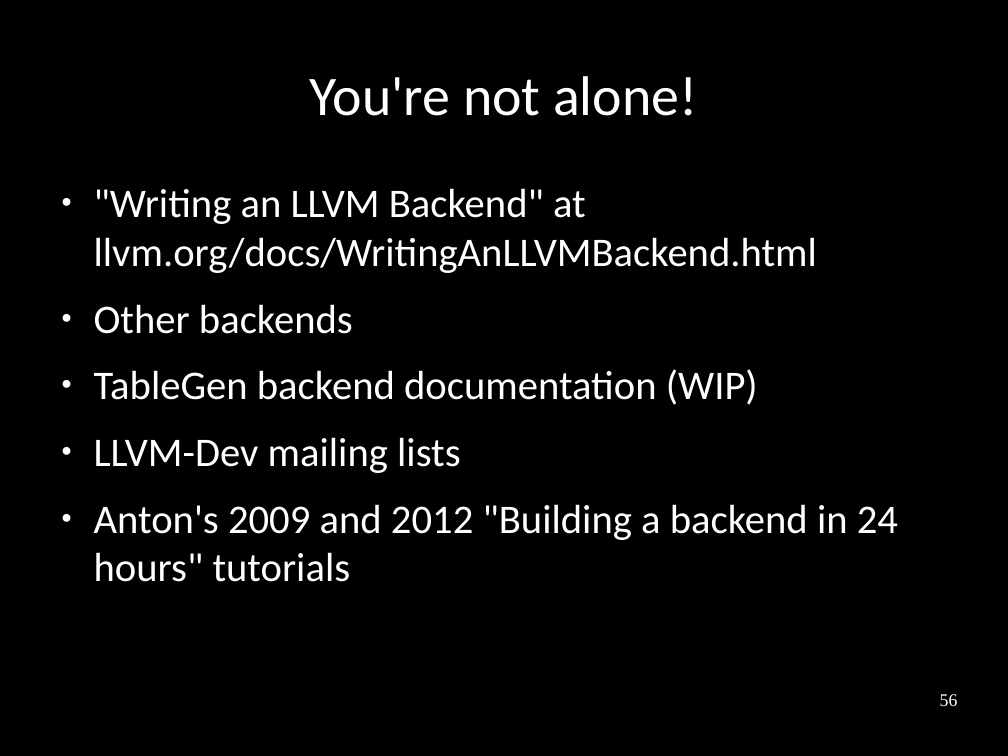
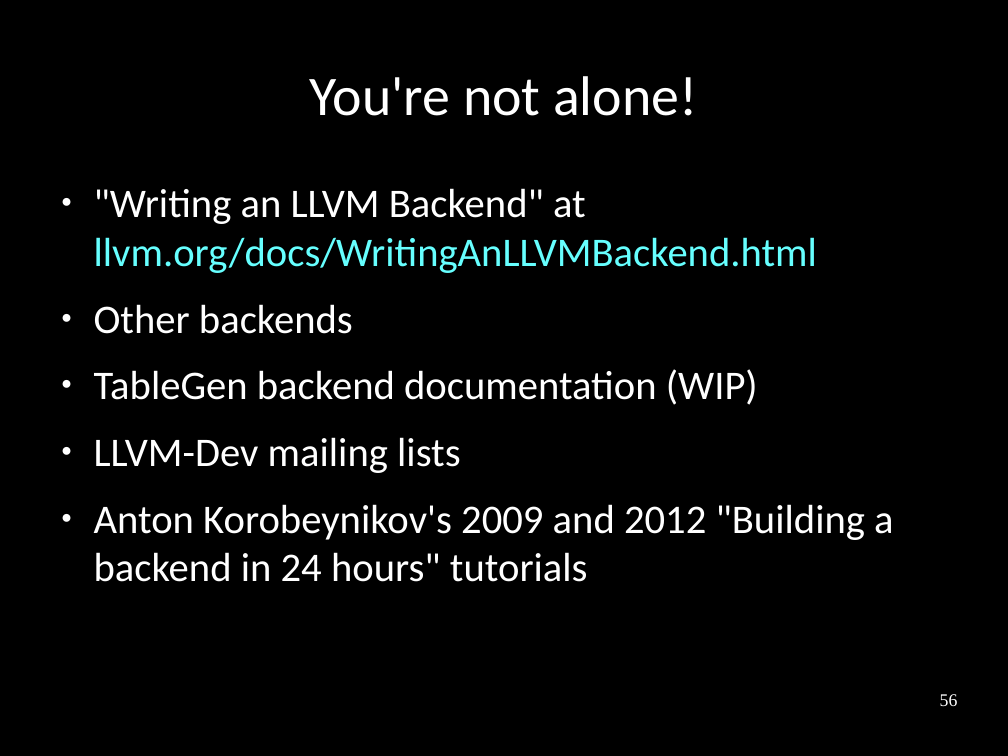
Before and after one commit to frasercrmck/llvm-leg, a slide deck: slide 56 of docs/Codeplay/Slides.odp. Drawn at 1008x756 pixels with LibreOffice and Linux fonts; fonts in the diff are those of the drawing. Boxes give left, top, right and bottom in pixels: in the first picture for what was removed or moved away, otherwise in the second. Text is boxed around its words. In the diff, an @@ line names an element or a change of style, - is before the commit and + after.

```diff
--- a/docs/Codeplay/Slides.odp
+++ b/docs/Codeplay/Slides.odp
@@ text at (94, 188, 817, 273): text colour #FFFFFF to #66FFFF in "llvm.org/docs/WritingAnLLVMBackend.html" @@
@@ text at (94, 504, 893, 582): text changed @@
-● Anton's 2009 and 2012 "Building a backend in 24 hours" tutorials
+● Anton Korobeynikov's 2009 and 2012 "Building a backend in 24 hours" tutorials
```
Also in this commit, not shown: 19 other slides changed, 1 slide added, 4 slides removed.
